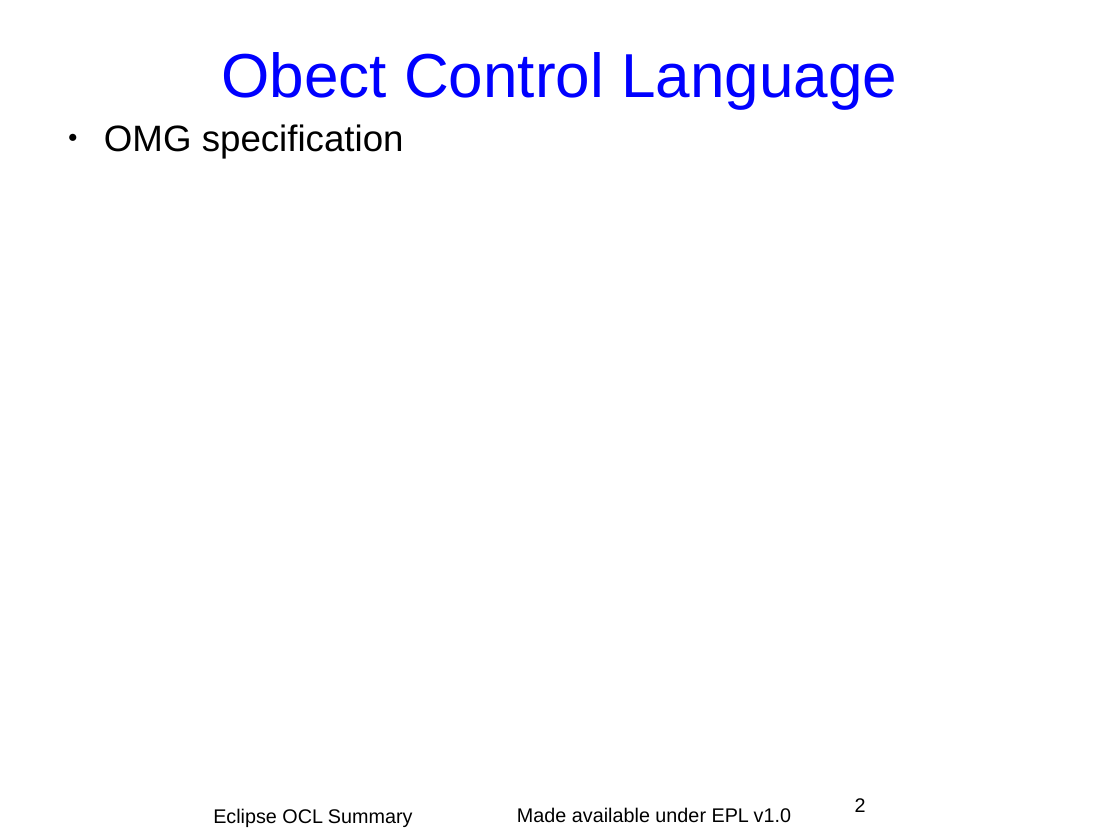
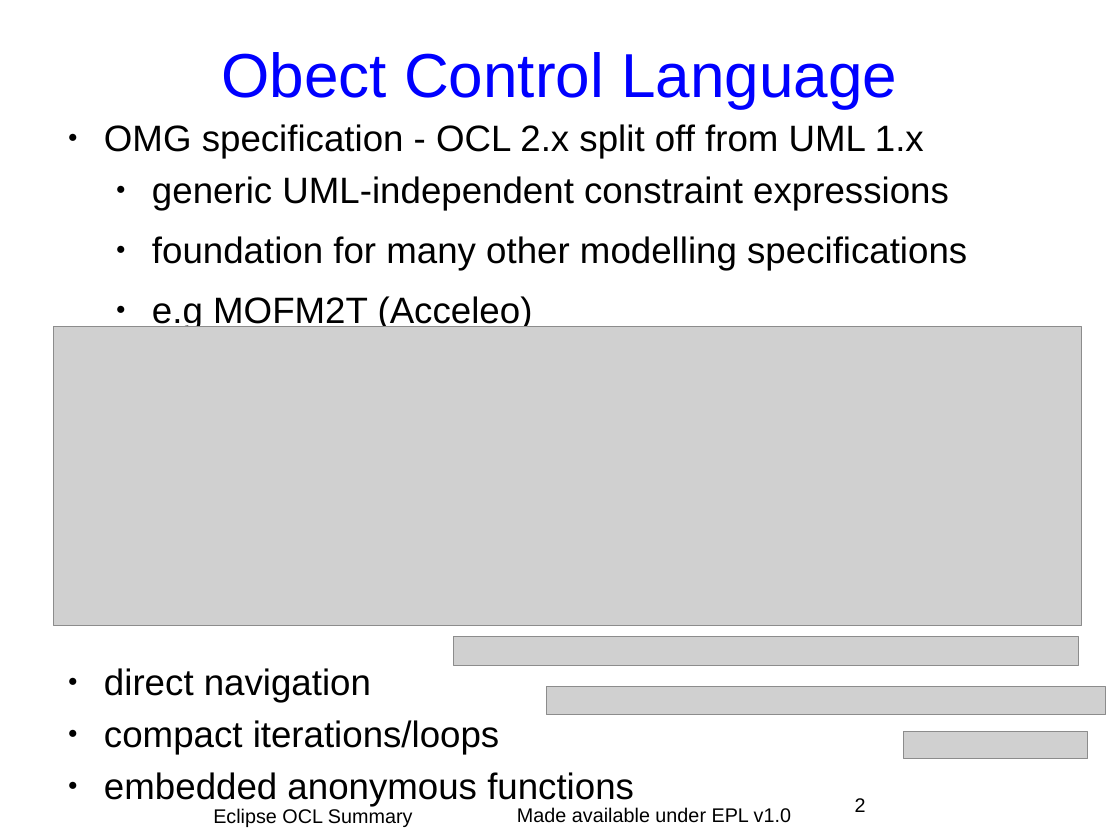
Before and after one commit to eclipse-ocl/ocl-website, a slide deck: slide 2 of ocl/docs/publications/ECE2011BoF/EclipseOCLSummary.odp. Drawn at 1120x840 pixels with LibreOffice and Linux fonts; fonts in the diff are those of the drawing; grey boxes stand for pictures; background and template pictures are left out. Boxes give left, top, right and bottom in pixels: in the first picture for what was removed or moved away, otherwise in the second. Text is boxed around its words. In the diff, an @@ line names an element or a change of style, - is before the commit and + after.

```diff
--- a/ocl/docs/publications/ECE2011BoF/EclipseOCLSummary.odp
+++ b/ocl/docs/publications/ECE2011BoF/EclipseOCLSummary.odp
@@ text at [104,124,967,755]: text changed @@
-● OMG specification
+● OMG specification - OCL 2.x split off from UML 1.x
+  ● generic UML-independent constraint expressions
+  ● foundation for many other modelling specifications
+  ● e.g MOFM2T (Acceleo)
+● direct navigation
+● compact iterations/loops
+● embedded anonymous functions
@@ picture added at [53,326,1081,625] @@
@@ picture added at [453,637,1078,666] @@
@@ picture added at [547,687,1107,715] @@
@@ picture added at [904,732,1088,759] @@
```
Also in this commit, not shown: 3 other slides changed, 4 slides added, 4 slides removed.
